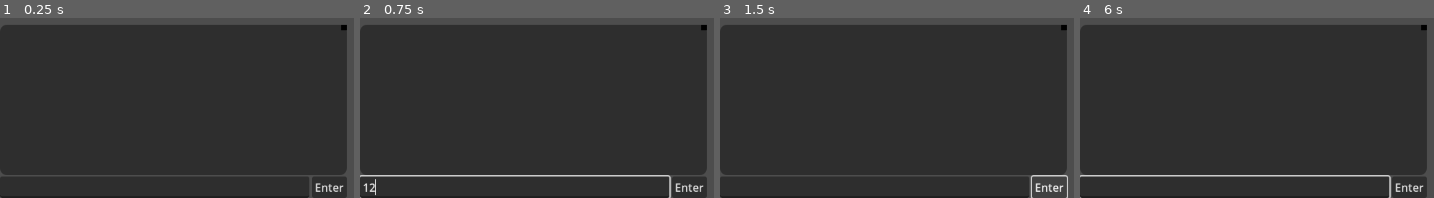
Above: before the commit, frames 1-4 (left to right).
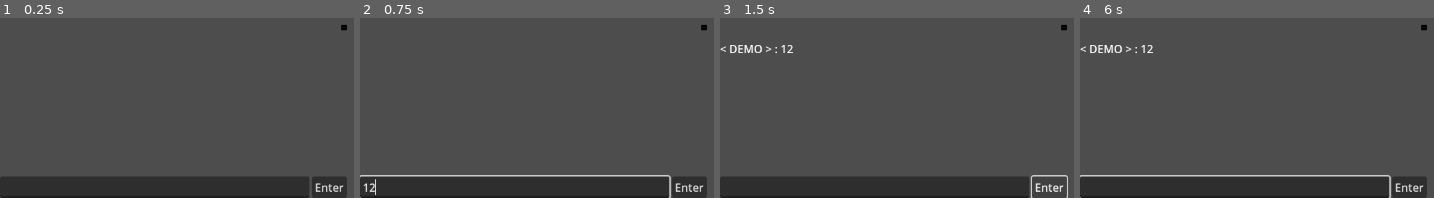
Above: after the commit, the same moments.

Repository: DearFox/Halloween-MMO
Game: Godot game, scene res://Scenes/temp_world.tscn
Same seed, same stepped clock (60 frames per second), same inputs: the game is played once before the commit and once after it. This scene is started directly instead of the project's main scene.
Inputs (mouse positions are in pixels of both pictures, inside the frame that each line leads up to):
- Up to frame 1 (0.25 s): no input
- Up to frame 2 (0.75 s): click (515, 187) at 0.52 s; type "12" at 0.6 s
- Up to frame 3 (1.5 s): click "Enter" at 1.25 s
- Up to frame 4 (6 s): click "Enter" at 2 s; tap Enter (ui_accept) at 2.75, 3.02, 3.5, 3.77, 4.25, 5, 5.27, 5.75 s; move the mouse to (outside the picture) at 2.77 s; hold Right (ui_right) 2.78-3.53 s; click (outside the picture) at 2.92 s; move the mouse to (outside the picture) at 3.52 s; hold Down (ui_down) 3.53-4.28 s; click (outside the picture) at 3.67 s; move the mouse to (outside the picture) at 4.27 s; hold Right (ui_right) 4.28-5.03 s; click (outside the picture) at 4.42 s; move the mouse to (outside the picture) at 5.02 s; hold Up (ui_up) 5.03-5.78 s; click (outside the picture) at 5.17 s; move the mouse to (outside the picture) at 5.77 s; hold Left (ui_left) from 5.78 s (still down); click (outside the picture) at 5.92 s

The runs differ from the first frame. In frame 1, 82% of the frame differs, in the area x 0-99%, y 3-88%; in frame 2, 82%; in frame 3, 82%; in frame 4, 82%.

Commit message:
Исправлены странные баги с скроллбаром в чате, добавлен тестовый режим отправки сообщений в чат в режиме без подключения к серверу. (только для тестирования и разработки)

Diff:
--- a/hmmo-client/GDScripts/game_chat.gd
+++ b/hmmo-client/GDScripts/game_chat.gd
@@ -2,6 +2,9 @@
 
 var min_pose:Vector2 = Vector2(0.20,0.10) #Представлены в виде процентов записанные в виде float
 var max_pose:Vector2 = Vector2(0.90,0.90) #Представлены в виде процентов записанные в виде float
+
+func _ready() -> void:
+	$ChatControl/RichTextLabel.scroll_following_visible_characters = false # Нужно что-бы исправить странный визуальный баг
 
 func add_message(ChatMsg: String) -> void:
 	$ChatControl/RichTextLabel.append_text("\n"+ChatMsg)
@@ -20,13 +23,16 @@
 		$ChatControl.position.y = screen_size.y-size_y
 
 func chat_rich_text_on_down() -> void:
-	$ChatControl/RichTextLabel.scroll_following_visible_characters = false
-	$ChatControl/RichTextLabel.scroll_following_visible_characters = true
+	if get_node("ChatControl/RichTextLabel/").get_child(0,true) and get_node("ChatControl/RichTextLabel/").get_child(0,true).visible:
+		$ChatControl/RichTextLabel.scroll_following_visible_characters = false
+		$ChatControl/RichTextLabel.scroll_following_visible_characters = true
 
 func send_message(msg:String):
 	if msg and GGS.srv_ok():
 		GGS.send_my_chat_message_on_server.rpc_id(1,msg)
 		chat_rich_text_on_down()
+	if msg and !GGS.srv_ok():
+		add_message("< DEMO > : "+msg)
 
 func _on_send_pressed() -> void:
 	send_message($ChatControl/HBoxContainer/Message.text)
--- a/hmmo-client/Scenes/game_chat.tscn
+++ b/hmmo-client/Scenes/game_chat.tscn
@@ -9,6 +9,7 @@
 anchor_bottom = 1.0
 grow_horizontal = 2
 grow_vertical = 2
+mouse_filter = 2
 script = ExtResource("1_lmme8")
 
 [node name="ChatControl" type="Control" parent="."]
